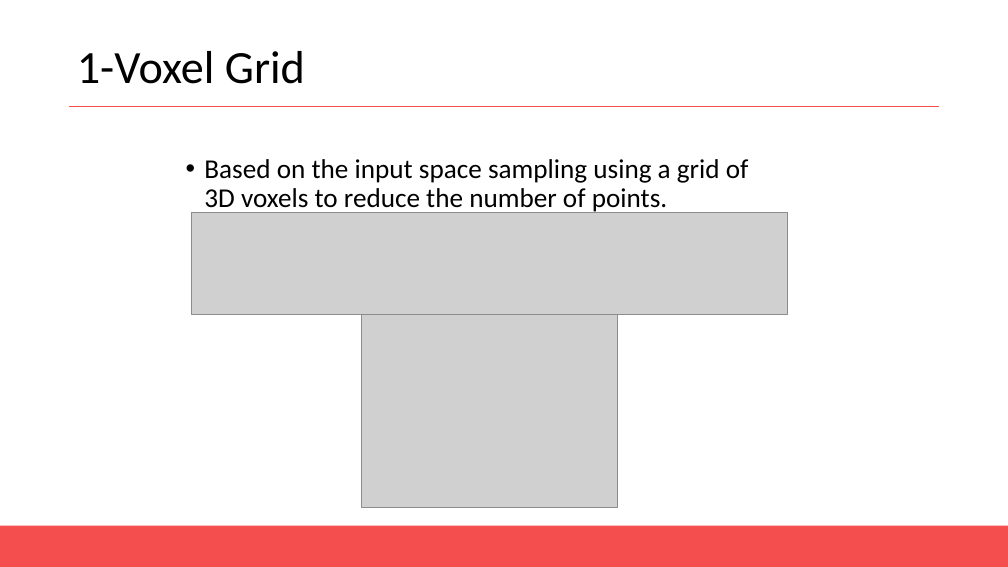
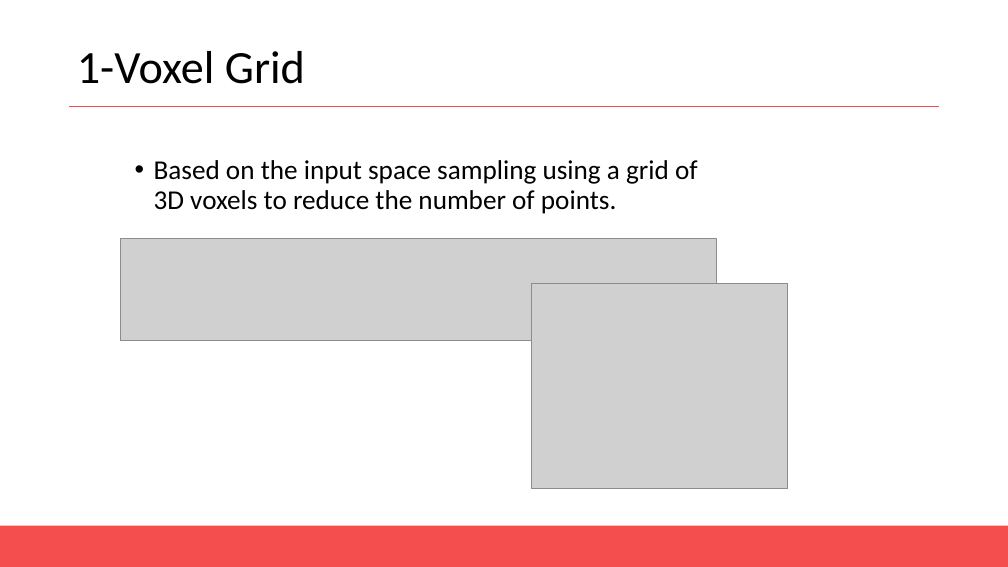
Before and after one commit to AntoineMerlet/3DScan, a slide deck: slide 11 of Presentation/MAGMA Presentation.pptx. Drawn at 1008x567 pixels with LibreOffice and Linux fonts; fonts in the diff are those of the drawing; grey boxes stand for pictures. Boxes give left, top, right and bottom in pixels: in the first picture for what was removed or moved away, otherwise in the second. Text is boxed around its words. In the diff, an @@ line names an element or a change of style, - is before the commit and + after.

```diff
--- a/Presentation/MAGMA Presentation.pptx
+++ b/Presentation/MAGMA Presentation.pptx
@@ text "Based on the input space ...": place and size @@
-text "Based on the input space ..." at <box>204,159,749,214</box>
+text "Based on the input space ..." at <box>154,160,698,214</box>
@@ picture: place and size @@
-picture at <box>191,212,787,315</box>
+picture at <box>120,238,716,340</box>
@@ picture: place and size @@
-picture at <box>361,302,618,507</box>
+picture at <box>532,284,788,488</box>
```
Also in this commit, not shown: 6 other slides changed, 1 slide added, 3 other files.
